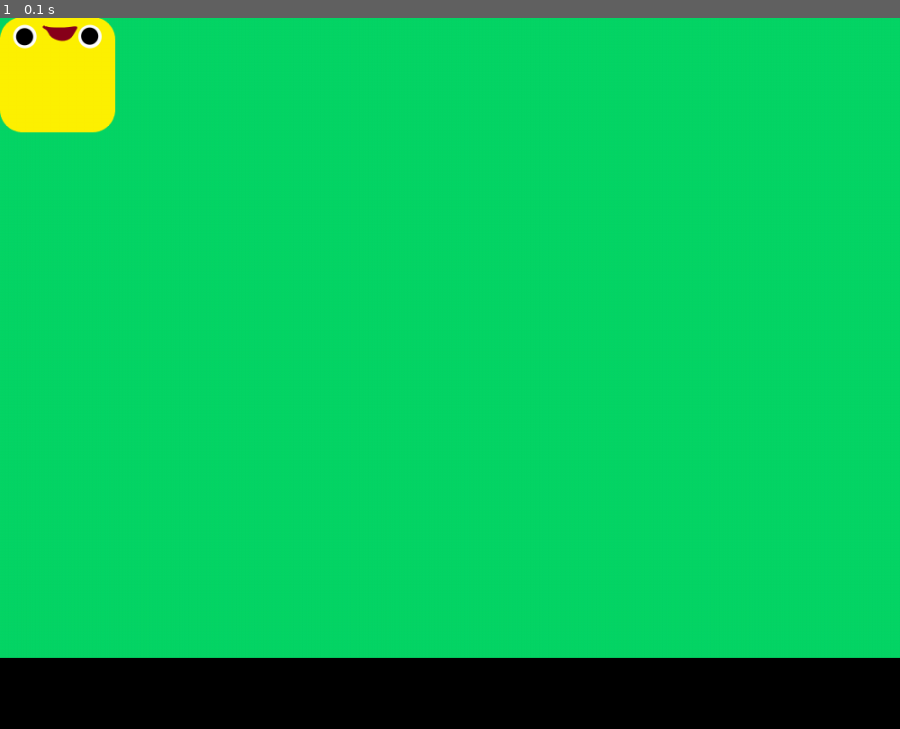
Above: before the commit, frame 1.
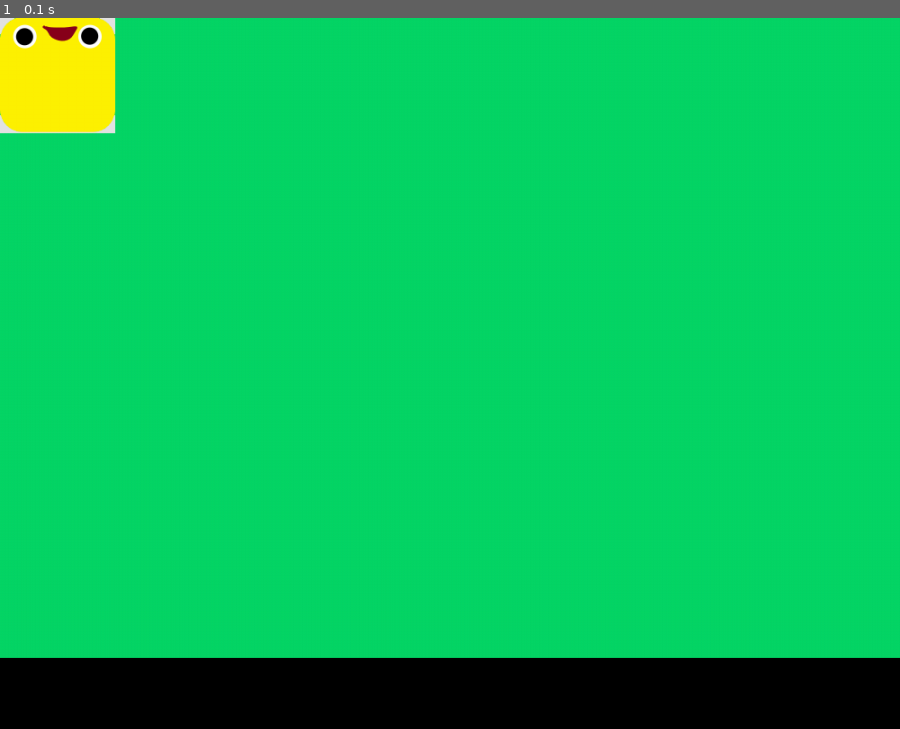
Above: after the commit, the same moment.

Repository: timaaos/PySocketGame
Game: pygame game, started from pygame_version.py
The game is run twice, just before and just after one commit, with the same random seed, the same clock (stepped at 60 frames per second) and the same inputs.
Inputs:
- Up to frame 1 (0.1 s): no input

The runs differ from the first frame. In frame 1, 0.1% of the frame differs, in the area x 0-13%, y 0-17%.

Commit message:
better colorkey

Diff:
--- a/timaaospygame.py
+++ b/timaaospygame.py
@@ -80,7 +80,7 @@
     def __init__(self):
         pygame.sprite.Sprite.__init__(self)
         self.image = player_img
-        self.image.set_colorkey(BLACK)
+        self.image.set_colorkey((228,228,228))
         self.rect = self.image.get_rect()
         self.rect.center = (0,0)
 def reloadSprites():
Binary file changed: images/character_for_game.png
